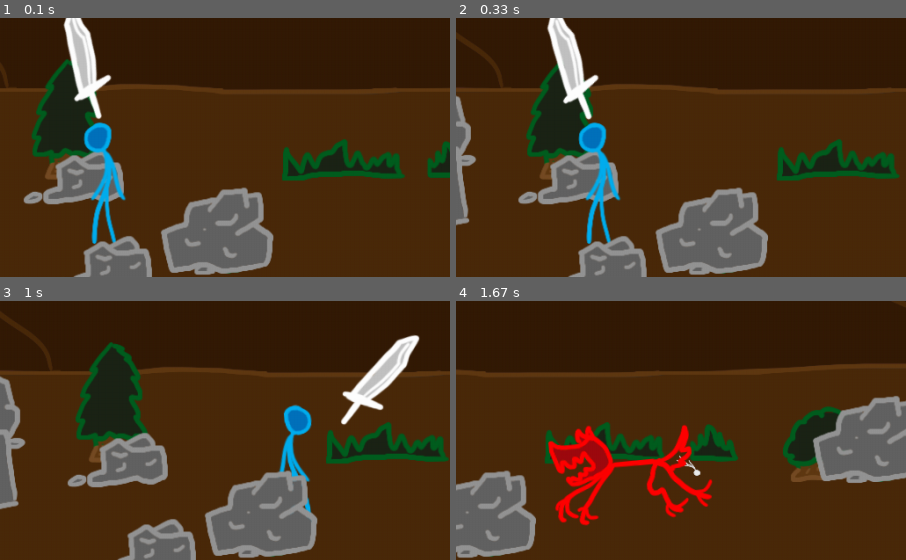
Above: before the commit, frames 1-4 (two rows, left to right).
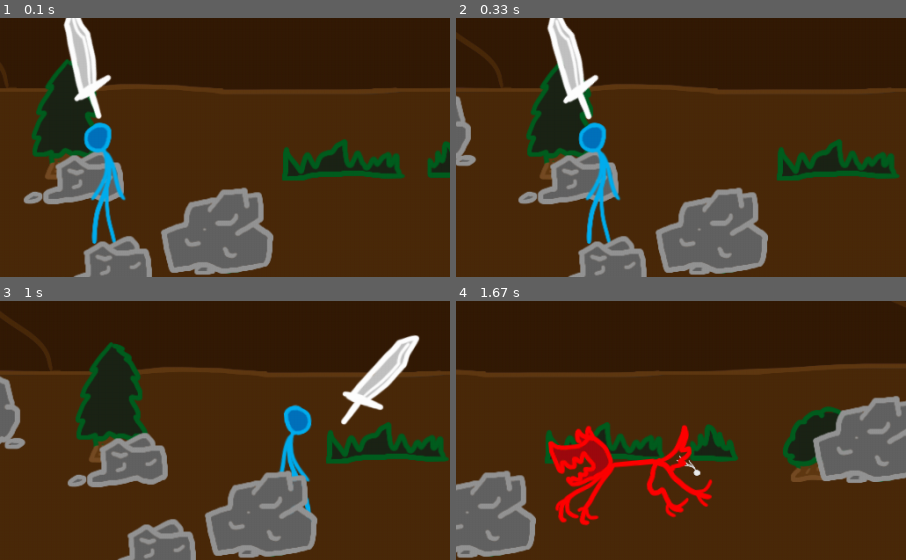
Above: after the commit, the same moments.

Repository: Atomotron/Learning-Pygame
Game: pygame game, started from examples/4_sprite_class.py
Two runs of this game, one before a commit and one after it. Both use one fixed random seed, a clock stepped at 60 frames per second and the inputs below.
Inputs (mouse positions are % of the whole screen's width and height, from its top left):
- Up to frame 1 (0.1 s): no input
- Up to frame 2 (0.33 s): no input
- Up to frame 3 (1 s): hold A 0.33-0.8 s; hold Right 0.33-0.8 s; move the mouse to (46, 41) at 0.37 s; hold Right from 0.83 s (still down); move the mouse to (82, 31) at 0.87 s
- Up to frame 4 (1.67 s): release Right at 1.3 s; hold D from 1.33 s (still down); move the mouse to (51, 43) at 1.37 s
The pictures show only the part of the screen within x 0-50%, y 48-98%; the shares and areas given below are measured in that part.

Frame 1 is identical in both runs. In frame 2, 0.5% of the frame differs, in the area x 0-3%, y 49-81%; in frame 3, 0.9%, in the area x 0-5%, y 49-81%; in frame 4, nothing differs.

Commit message:
Moved backstop

Diff:
--- a/examples/4_sprite_class.py
+++ b/examples/4_sprite_class.py
@@ -9,6 +9,7 @@
 screen = pygame.display.set_mode((1024,768))
 
 # Configuration
+BACKSTOP = -50
 PLAYER_SPEED = 1
 WEREWOLF_SPEED = 0.4
 GRAVITY = np.array((0.0,0.01))
@@ -119,7 +120,7 @@
             self,
             spritesheet,
             source_rects['castle'],
-            (-240,650),
+            (48*BACKSTOP,650),
         )
         for i in range(0,100):
             Sprite(
@@ -273,7 +274,7 @@
             if pressed[K_RIGHT] or pressed[K_d]:
                 self.pos[0] += dt*PLAYER_SPEED
                 self.mirrored = True
-            if pressed[K_LEFT] or pressed[K_a] and self.pos[0] > -10:
+            if pressed[K_LEFT] or pressed[K_a] and self.pos[0] > 48*(BACKSTOP + 5):
                 self.pos[0] -= dt*PLAYER_SPEED
                 self.mirrored = False
         else:
